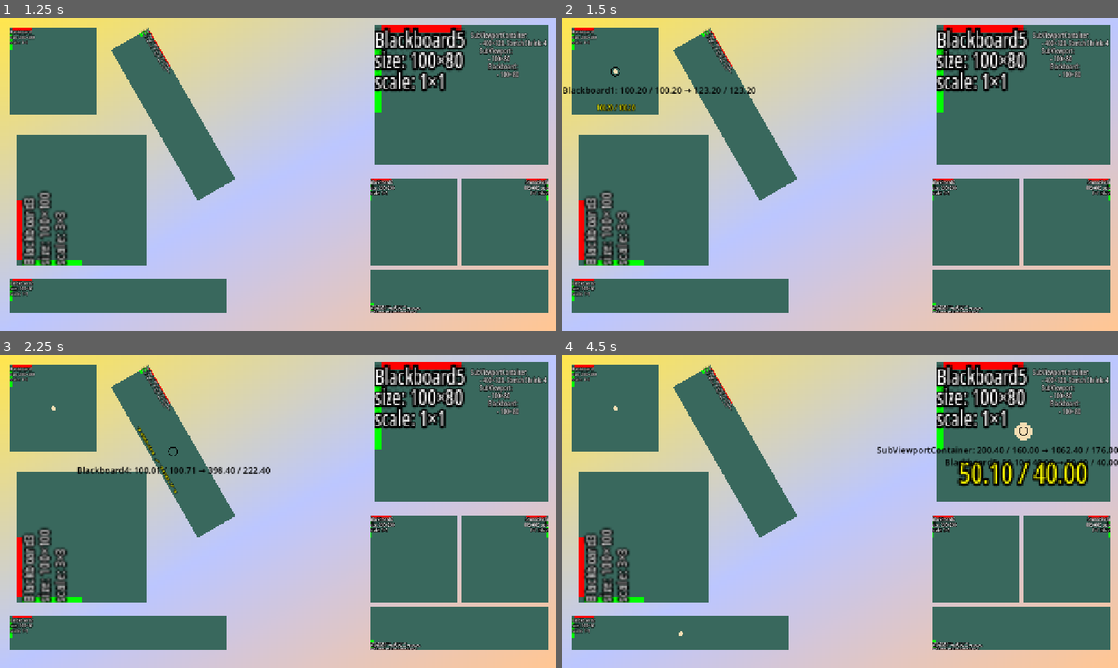
Above: before the commit, frames 1-4 (two rows, left to right).
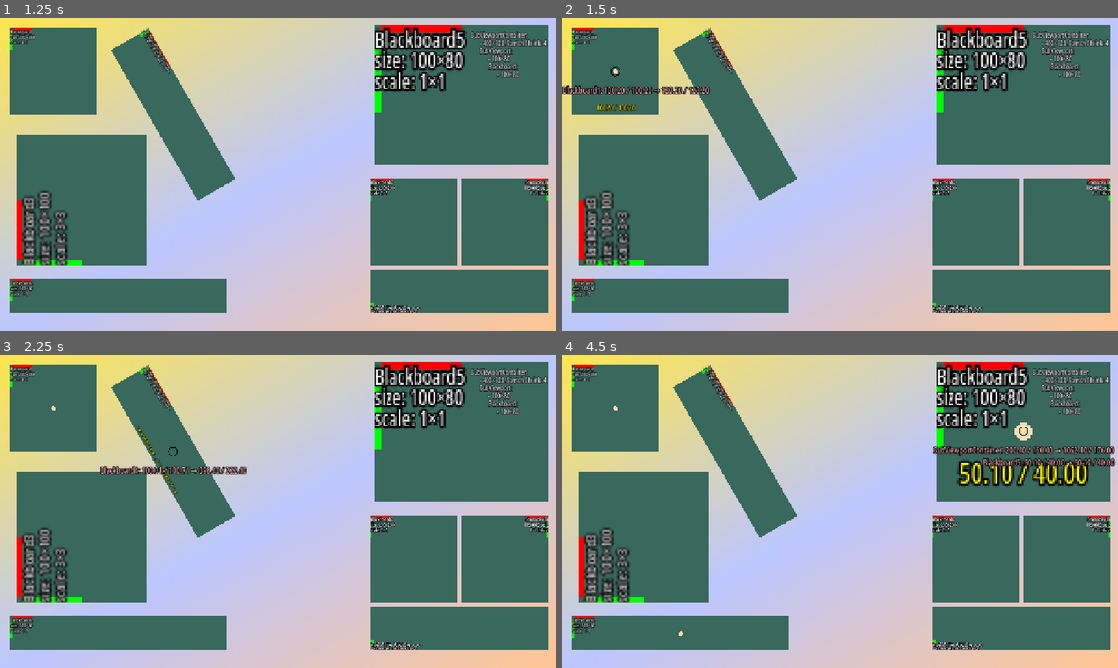
Above: after the commit, the same moments.

Repository: Toxe/godot-coordinate-systems
Game: Godot game, scene res://scenes/main.tscn
Two runs of this game, one before a commit and one after it. Both use one fixed random seed, a clock stepped at 60 frames per second and the inputs below.
Inputs (mouse positions are in pixels of both pictures, inside the frame that each line leads up to):
- Up to frame 1 (1.25 s): tap Enter at 0.5 s; click (278, 174) at 0.67 s
- Up to frame 2 (1.5 s): tap Space at 1.25 s; move the mouse to (617, 71) at 1.27 s; click (617, 71) at 1.42 s
- Up to frame 3 (2.25 s): tap Enter at 2 s; move the mouse to (172, 452) at 2.02 s; click (172, 452) at 2.17 s
- Up to frame 4 (4.5 s): tap Space at 2.75, 4.25 s; move the mouse to (678, 633) at 2.77 s; click (678, 633) at 2.92 s; tap Enter at 3.5 s; move the mouse to (645, 536) at 3.52 s; click (645, 536) at 3.67 s; move the mouse to (1023, 430) at 4.27 s; click (1023, 430) at 4.42 s

Frame 1 is identical in both runs. In frame 2, 0.6% of the frame differs, in the area x 0-35%, y 21-25%; in frame 3, 0.7%; in frame 4, 1.4%, in the area x 56-100%, y 28-36%.

Commit message:
Mouse cursor label text is more readable

Diff:
--- a/CoordinateSystems/scripts/debug_draw.gd
+++ b/CoordinateSystems/scripts/debug_draw.gd
@@ -6,11 +6,14 @@
 }
 
 const font_size := 20
+const font_outline_size := 8
+
+static var project_theme := ThemeDB.get_project_theme()
 
 
-static func draw_label(canvas_item: CanvasItem, pos: Vector2, text: String, alignment: HorizontalAlignment, color: Color, label_alignment: LabelAlignment) -> void:
+static func draw_label(canvas_item: CanvasItem, pos: Vector2, text: String, alignment: HorizontalAlignment, text_color: Color, outline_color: Color, label_alignment: LabelAlignment) -> void:
     if canvas_item.visible:
-        var label_size := ThemeDB.fallback_font.get_multiline_string_size(text, alignment, -1, font_size)
+        var label_size := project_theme.default_font.get_multiline_string_size(text, alignment, -1, font_size)
         var label_rect := Rect2(pos, label_size)
         match label_alignment:
             LabelAlignment.Right:
@@ -31,9 +34,10 @@
         elif label_rect.position.y < viewport_rect.position.y:
             moved_rect.position.y += viewport_rect.position.y - label_rect.position.y
 
-        canvas_item.draw_multiline_string(ThemeDB.fallback_font, moved_rect.position + Vector2(0, font_size), text, alignment, moved_rect.size.x + 1, font_size, -1, color)
+        canvas_item.draw_multiline_string_outline(project_theme.default_font, moved_rect.position + Vector2(0, font_size), text, alignment, moved_rect.size.x + 1, font_size, -1, font_outline_size, outline_color)
+        canvas_item.draw_multiline_string(project_theme.default_font, moved_rect.position + Vector2(0, font_size), text, alignment, moved_rect.size.x + 1, font_size, -1, text_color)
 
 
 static func draw_labeled_circle(canvas_item: CanvasItem, pos: Vector2, radius: float, color: Color, width: float, text: String) -> void:
     canvas_item.draw_circle(pos, radius, color, false, width)
-    draw_label(canvas_item, pos + Vector2(0, radius), text, HORIZONTAL_ALIGNMENT_RIGHT, color, LabelAlignment.Bottom)
+    draw_label(canvas_item, pos + Vector2(0, radius), text, HORIZONTAL_ALIGNMENT_RIGHT, Color.LIGHT_PINK, Color.BLACK, LabelAlignment.Bottom)
